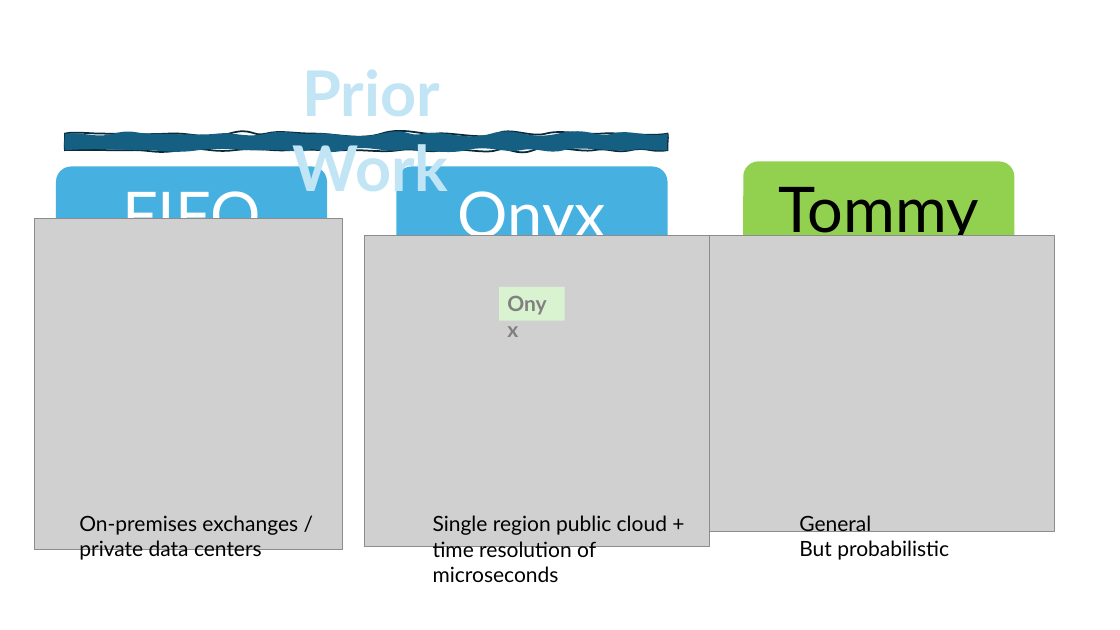
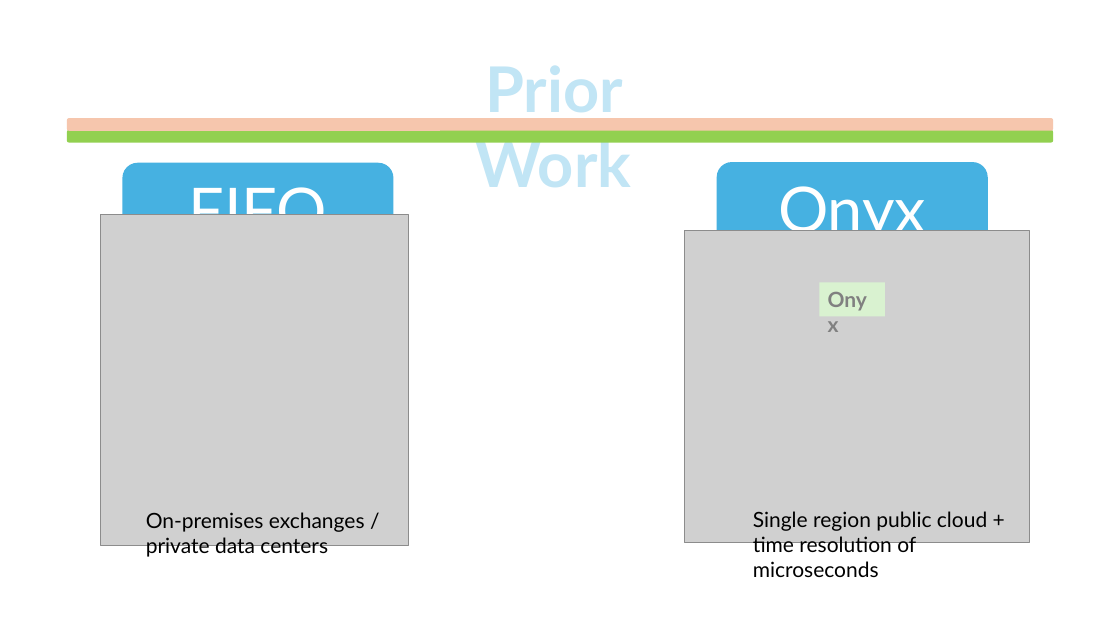
Before and after one commit to HaseebLUMS/Onyx-Presentation, a slide deck: slide 17 of tommy_hotnets_v2.pptx. Drawn at 1120x630 pixels with LibreOffice and Linux fonts; fonts in the diff are those of the drawing; grey boxes stand for pictures. Boxes give left, top, right and bottom in pixels: in the first picture for what was removed or moved away, otherwise in the second. Text is boxed around its words. In the diff, an @@ line names an element or a change of style, - is before the commit and + after.

```diff
--- a/tommy_hotnets_v2.pptx
+++ b/tommy_hotnets_v2.pptx
@@ text "Prior Work" rewrapped from [293, 69, 449, 203] to [476, 65, 632, 187] @@
@@ rounded rectangle added at [67, 118, 1054, 131], fill #F6C6AD @@
@@ freeform shape removed at [65, 134, 667, 150] @@
@@ rounded rectangle added at [67, 130, 1054, 143], fill #92D050 @@
@@ rounded rectangle removed at [744, 161, 1015, 252] @@
-Tommy
@@ picture removed at [709, 235, 1054, 532] @@
@@ 1 picture, 1 rounded rectangle, 1 text, 1 rectangle: place and size @@
-1 picture, 1 rounded rectangle, 1 text, 1 rectangle at [364, 166, 709, 582]
+1 picture, 1 rounded rectangle, 1 text, 1 rectangle at [685, 162, 1030, 577]
@@ 1 picture, 1 rounded rectangle, 1 text: place and size @@
-1 picture, 1 rounded rectangle, 1 text at [34, 166, 343, 561]
+1 picture, 1 rounded rectangle, 1 text at [101, 163, 409, 558]
@@ text removed at [799, 515, 949, 560] @@
-General
-But probabilistic
```
Also in this commit, not shown: 4 other slides changed.
